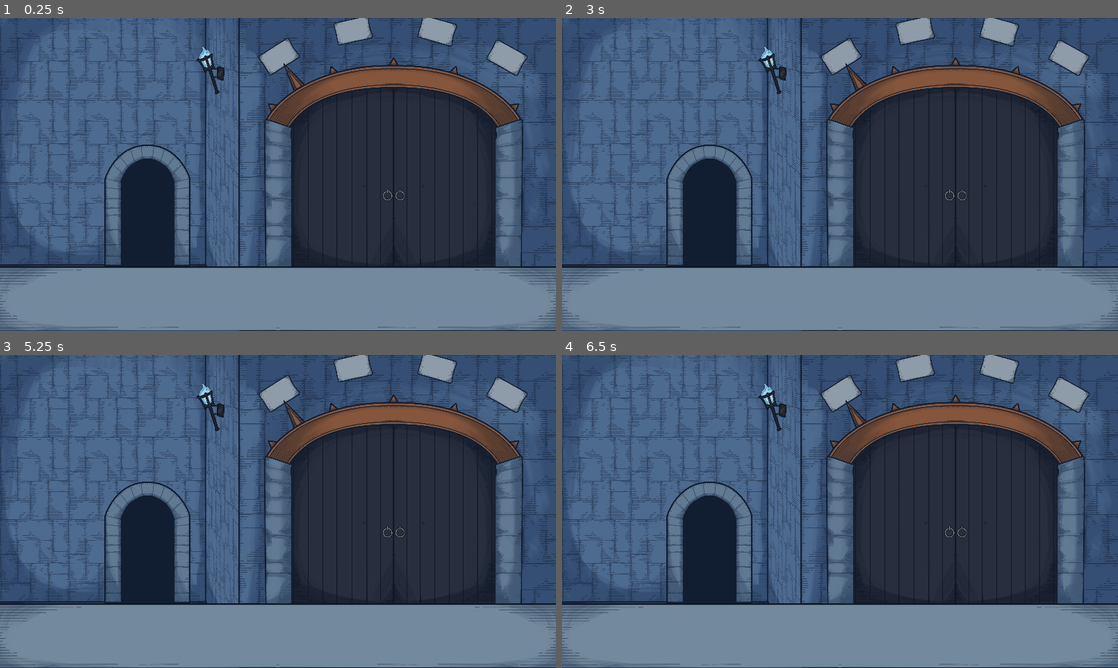
Above: before the commit, frames 1-4 (two rows, left to right).
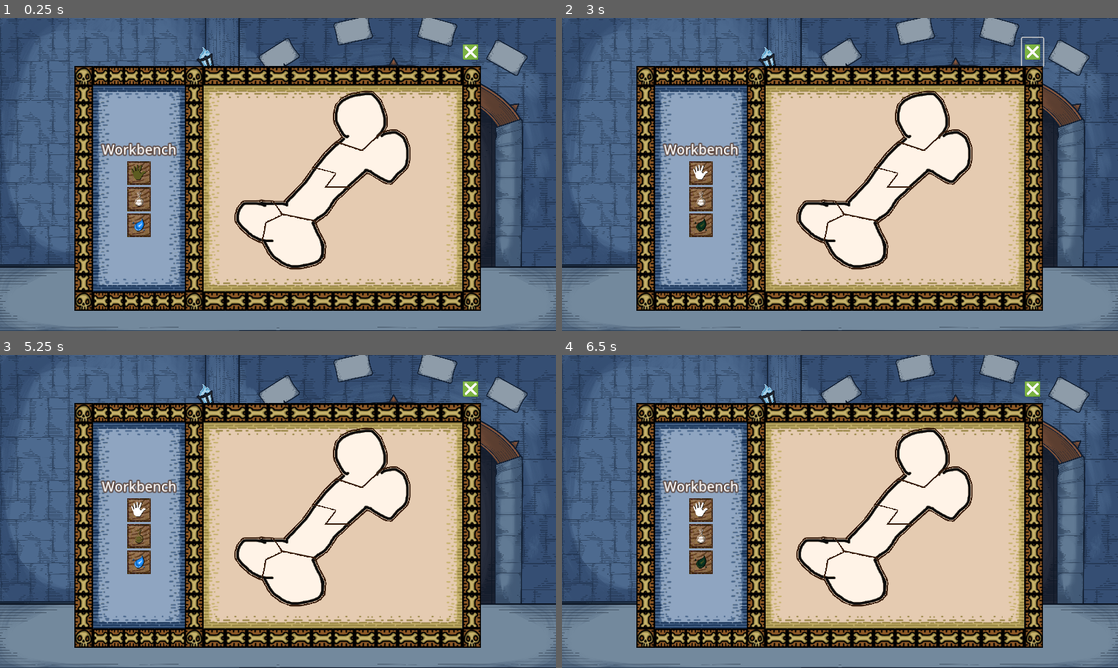
Above: after the commit, the same moments.

Repository: MarianoGnu/DrBones
Game: Godot game, scene res://playground/test.tscn
The game is run twice, just before and just after one commit, with the same random seed, the same clock (stepped at 60 frames per second) and the same inputs.
Inputs (mouse positions are in pixels of both pictures, inside the frame that each line leads up to):
- Up to frame 1 (0.25 s): no input
- Up to frame 2 (3 s): click (701, 174) at 0.52 s; click (701, 199) at 1.27 s; click (701, 224) at 2.02 s; click (1034, 52) at 2.75 s, where only the run after the commit has a clickable "❎"
- Up to frame 3 (5.25 s): click (472, 389) at 3.5 s, where only the run after the commit has a clickable "❎"; click (139, 511) at 4.27 s; click (139, 536) at 5.02 s
- Up to frame 4 (6.5 s): click (701, 561) at 5.77 s

The runs differ from the first frame. In frame 1, 56% of the frame differs, in the area x 13-87%, y 8-94%; in frame 2, 56%, in the area x 13-87%, y 6-94%; in frame 3, 56%; in frame 4, 56%.

Commit message:
Add wireframe to support glue tool

Diff:
--- /dev/null
+++ b/project/playground/Puzzle/GlueZone.gd
@@ -0,0 +1,49 @@
+@tool
+class_name GlueZone extends Area2D
+
+@export_range(5, 10, 1, "or_greater") var match_id: int = 5:
+	set = _set_match_id
+
+@onready var puzzle: Puzzle = owner as Puzzle
+@onready var joint_parts: Array[PuzzlePart] = puzzle.get_parts_with_match_id(match_id)
+
+var _remote_transforms: Array[RemoteTransform2D]
+
+var is_glued: bool = false:
+	set = _set_is_glued
+
+func can_glue() -> bool:
+	for part in joint_parts:
+		var joint: PuzzleJoint = part.get_joint_with_match_id(match_id)
+		if not joint.is_joint_connected():
+			return false
+	return true
+
+func _set_match_id(id) -> void:
+	match_id = id
+	collision_layer = 1 << (id - 1)
+	collision_mask = 1 << (id - 1)
+
+func _set_is_glued(glued: bool) -> void:
+	is_glued = glued
+	if is_glued and _remote_transforms.is_empty():
+		for part in joint_parts:
+			if part == get_parent():
+				# Glue zone is a child of a root part, we can skip it
+				continue
+			part.glued_root = get_parent()
+			var glue := RemoteTransform2D.new()
+			glue.name = "Glue_" + part.name
+			add_child(glue)
+			glue.remote_path = part.get_path()
+			_remote_transforms.push_back(glue)
+	elif not is_glued and not _remote_transforms.is_empty():
+		for part in joint_parts:
+			if part == get_parent():
+				# Glue zone is a child of a root part
+				continue
+			# drag and drop root becomes itself
+			part.glued_root = part
+		for glue in _remote_transforms:
+			glue.queue_free()
+		_remote_transforms.clear()
--- a/project/playground/Puzzle/joint.gd
+++ b/project/playground/Puzzle/joint.gd
@@ -4,7 +4,14 @@
 @export_range(5, 10, 1, "or_greater") var match_id: int = 5:
 	set = _set_match_id
 
-func _set_match_id(id):
+func _set_match_id(id) -> void:
 	match_id = id
 	collision_layer = 1 << (id - 1)
 	collision_mask = 1 << (id - 1)
+
+func is_joint_connected() -> bool:
+	var candidates: Array[Area2D] = get_overlapping_areas()
+	for other in candidates:
+		if other is PuzzleJoint:
+			return true
+	return false
--- a/project/playground/Puzzle/mouse_pick.gd
+++ b/project/playground/Puzzle/mouse_pick.gd
@@ -1 +1,7 @@
 class_name PuzzleMousePick extends Area2D
+
+func get_dragged_part() -> PuzzlePart:
+	var part: PuzzlePart = get_parent() as PuzzlePart
+	assert(part != null and part.glued_root != null,
+			"Invalid parent for PuzzleMousePick")
+	return part.glued_root as PuzzlePart
--- a/project/playground/Puzzle/puzzle.gd
+++ b/project/playground/Puzzle/puzzle.gd
@@ -1,6 +1,18 @@
-extends Control
+class_name Puzzle extends Control
 
-@export var parts: Array[MeshInstance2D] = []
+enum {
+	TOOL_MOVE,
+	TOOL_GLUE,
+	TOOL_CLEAN,
+	TOOL_COUNT
+}
+
+@export var parts: Array[PuzzlePart] = []
+var tool: int = TOOL_MOVE:
+	set(t):
+		assert(t >= 0 and t < TOOL_COUNT, "Invalid tool id %d" % t)
+		assert(not _is_dragging, "Cannot switch tools while dragging, this should never happen")
+		tool = t
 
 var _hovered_mouse_pick: PuzzleMousePick
 var _is_dragging: bool = false
@@ -10,28 +22,34 @@
 func _ready() -> void:
 	for part in parts:
 		for child in part.get_children():
-			if child is PuzzleJoint:
-				child.area_entered.connect(_on_joint_area_entered.bind(child))
 			if child is PuzzleMousePick:
 				child.mouse_entered.connect(_on_mouse_pick_mouse_entered.bind(child))
 				child.mouse_exited.connect(_on_mouse_pick_mouse_exited.bind(child))
 
+func _gui_input(event: InputEvent) -> void:
+	match tool:
+		TOOL_MOVE:
+			_handle_move_tool(event)
+		TOOL_GLUE:
+			_handle_glue_tool(event)
+		TOOL_CLEAN:
+			_handle_clean_tool(event)
+		_:
+			assert(false, "Current tool %d is invalid, this should never happen" % tool)
 
-func _gui_input(event: InputEvent) -> void:
+func _handle_move_tool(event: InputEvent) -> void:
 	if event is InputEventMouseButton:
 		if event.button_index == MOUSE_BUTTON_LEFT:
 			if _is_dragging and not event.pressed:
 				_is_dragging = false
 			elif not _is_dragging and event.pressed and _hovered_mouse_pick != null:
 				_is_dragging = true
-				var part := _hovered_mouse_pick.get_parent() as MeshInstance2D
-				assert(part != null, "Invalid parent of PuzzleMousePick")
+				var part: PuzzlePart = _hovered_mouse_pick.get_dragged_part()
 				_drag_part_start_pos = part.global_position
 				_drag_acum = Vector2.ZERO
 	if event is InputEventMouseMotion and _is_dragging:
 		assert(_hovered_mouse_pick != null, "Invalid state, cannot drag without a valid target")
-		var part := _hovered_mouse_pick.get_parent() as MeshInstance2D
-		assert(part != null, "Invalid parent of PuzzleMousePick")
+		var part: PuzzlePart = _hovered_mouse_pick.get_dragged_part()
 		_drag_acum += event.relative
 		part.global_position = _drag_part_start_pos + _drag_acum
 		var puzzle_rect: Rect2 = get_global_rect()
@@ -45,10 +63,24 @@
 		elif rect.end.y > puzzle_rect.end.y:
 			part.position.y += puzzle_rect.end.y - rect.end.y
 
+func _handle_glue_tool(_event: InputEvent) -> void:
+	# TODO
+	pass
 
+func _handle_clean_tool(_event: InputEvent) -> void:
+	# TODO
+	pass
 
-func _on_joint_area_entered(joint_a: PuzzleJoint, joint_b: PuzzleJoint):
-	pass
+func get_parts_with_match_id(p_match_id: int) -> Array[PuzzlePart]:
+	var matching_parts: Array[PuzzlePart] = []
+	for part in parts:
+		for child in part.get_children():
+			if child is PuzzleJoint and child.match_id == p_match_id:
+				matching_parts.push_back(part)
+				break
+	assert(matching_parts.size() >= 2, "Unexpected size of collection, there should be at least " +
+			"2 parts with the same ID in order to glue them")
+	return matching_parts
 
 func _on_mouse_pick_mouse_entered(picker: PuzzleMousePick):
 	if !_is_dragging:
--- a/project/playground/Puzzle/puzzle.tscn
+++ b/project/playground/Puzzle/puzzle.tscn
@@ -11,6 +11,7 @@
 [ext_resource type="Script" path="res://playground/Puzzle/mouse_pick.gd" id="6_8vd6p"]
 [ext_resource type="Texture2D" uid="uid://bgggu2ibp2naq" path="res://playground/Puzzle/part4.png" id="6_ymtfm"]
 [ext_resource type="Texture2D" uid="uid://or1fie2wvxwq" path="res://playground/Puzzle/part5.png" id="7_so1kd"]
+[ext_resource type="Script" path="res://playground/Puzzle/GlueZone.gd" id="8_whp6d"]
 
 [sub_resource type="ShaderMaterial" id="ShaderMaterial_jmepx"]
 shader = ExtResource("1_uc4rk")
@@ -140,6 +141,12 @@
 [node name="CollisionPolygon2D" type="CollisionPolygon2D" parent="Part1/MousePick"]
 polygon = PackedVector2Array(72, -109, 54, -136, 52, -167, 77, -190, 126, -197, 143, -178, 152, -145, 150, -125, 135, -103, 106, -78, 60, -92)
 
+[node name="GlueZone" type="Area2D" parent="Part1"]
+script = ExtResource("8_whp6d")
+
+[node name="CollisionPolygon2D" type="CollisionPolygon2D" parent="Part1/GlueZone"]
+polygon = PackedVector2Array(137, -118, 152, -102, 108, -63, 41, -84, 61, -107, 100, -98)
+
 [node name="Part2" type="MeshInstance2D" parent="."]
 use_parent_material = true
 position = Vector2(204, 194)
--- a/project/playground/Puzzle/puzzle_part.gd
+++ b/project/playground/Puzzle/puzzle_part.gd
@@ -1,6 +1,8 @@
 class_name PuzzlePart extends MeshInstance2D
 
+var glued_root: PuzzlePart = self
 var _rect: Rect2
+
 
 func _ready() -> void:
 	var array_mesh = mesh as ArrayMesh
@@ -23,3 +25,10 @@
 	var local_rect: Rect2 = _rect
 	local_rect.position += global_position
 	return local_rect
+
+func get_joint_with_match_id(p_match_id) -> PuzzleJoint:
+	for child in get_children():
+		if child is PuzzleJoint and child.match_id == p_match_id:
+			return child
+	print_debug("Requested joint with unmatched id %d" % p_match_id)
+	return null
--- /dev/null
+++ b/project/playground/Puzzle/workbench.gd
@@ -0,0 +1,41 @@
+extends CenterContainer
+
+var _puzzle_container: PanelContainer
+var _tool_button_drag: Button
+var _tool_button_glue: Button
+var _tool_button_clean: Button
+var _tool_map: Dictionary = {}
+var _puzzle: Puzzle = null
+
+func _notification(what: int) -> void:
+	if what == NOTIFICATION_SCENE_INSTANTIATED:
+		_puzzle_container = %PuzzleContainer as PanelContainer
+		_tool_button_drag = %ToolButtonDrag as Button
+		_tool_button_glue = %ToolButtonGlue as Button
+		_tool_button_clean = %ToolButtonClean as Button
+		_tool_map = {
+			_tool_button_drag : Puzzle.TOOL_MOVE,
+			_tool_button_glue : Puzzle.TOOL_GLUE,
+			_tool_button_clean : Puzzle.TOOL_CLEAN
+		}
+		var tool_button_group: ButtonGroup = _tool_button_drag.button_group
+		tool_button_group.pressed.connect(_on_tool_button_group_pressed)
+
+func _ready() -> void:
+	# FIXME: for testing reasons we are using a sample puzzle on ready
+	# remove this when the workbench is ready for use
+	var sample_puzzle: Puzzle = %SamplePuzzle
+	_puzzle_container.remove_child(sample_puzzle)
+	load_puzzle(sample_puzzle)
+	show()
+
+func load_puzzle(new_puzzle: Puzzle) -> void:
+	assert(new_puzzle != null and not new_puzzle.is_inside_tree())
+	if _puzzle:
+		_puzzle.queue_free()
+	_puzzle = new_puzzle
+	_puzzle_container.add_child(new_puzzle)
+
+func _on_tool_button_group_pressed(p_button: BaseButton):
+	if _puzzle != null:
+		_puzzle.tool = _tool_map[p_button]
--- a/project/workbench.tscn
+++ b/project/playground/Puzzle/workbench.tscn
@@ -1,9 +1,10 @@
-[gd_scene load_steps=6 format=3 uid="uid://duk75biqtqgu6"]
+[gd_scene load_steps=7 format=3 uid="uid://duk75biqtqgu6"]
 
-[ext_resource type="Texture2D" uid="uid://b8acoh6w3yjpj" path="res://playground/RPG_Icons_Pack_OwlishMedia/hand.png" id="1_5tbao"]
-[ext_resource type="Texture2D" uid="uid://hi14lkyqyiwx" path="res://playground/RPG_Icons_Pack_OwlishMedia/potion2.png" id="2_o50db"]
-[ext_resource type="Texture2D" uid="uid://cqfghg1efqy78" path="res://playground/RPG_Icons_Pack_OwlishMedia/water.png" id="3_x4mxw"]
-[ext_resource type="PackedScene" uid="uid://ba5shpahw1uhw" path="res://playground/Puzzle/puzzle.tscn" id="4_q5id7"]
+[ext_resource type="Script" path="res://playground/Puzzle/workbench.gd" id="1_p44sg"]
+[ext_resource type="Texture2D" uid="uid://b8acoh6w3yjpj" path="res://playground/RPG_Icons_Pack_OwlishMedia/hand.png" id="2_0pw1s"]
+[ext_resource type="Texture2D" uid="uid://hi14lkyqyiwx" path="res://playground/RPG_Icons_Pack_OwlishMedia/potion2.png" id="3_uqp7l"]
+[ext_resource type="Texture2D" uid="uid://cqfghg1efqy78" path="res://playground/RPG_Icons_Pack_OwlishMedia/water.png" id="4_8rtvb"]
+[ext_resource type="PackedScene" uid="uid://ba5shpahw1uhw" path="res://playground/Puzzle/puzzle.tscn" id="5_h84k0"]
 
 [sub_resource type="ButtonGroup" id="ButtonGroup_0vfmh"]
 
@@ -13,6 +14,7 @@
 anchor_bottom = 1.0
 grow_horizontal = 2
 grow_vertical = 2
+script = ExtResource("1_p44sg")
 
 [node name="MarginContainer" type="VBoxContainer" parent="."]
 layout_mode = 2
@@ -51,7 +53,8 @@
 theme_override_constants/outline_size = 9
 text = "Workbench"
 
-[node name="ButtonDrag" type="Button" parent="MarginContainer/HBoxContainer/PanelContainer3/PanelContainer2/VBoxContainer"]
+[node name="ToolButtonDrag" type="Button" parent="MarginContainer/HBoxContainer/PanelContainer3/PanelContainer2/VBoxContainer"]
+unique_name_in_owner = true
 custom_minimum_size = Vector2(50, 50)
 layout_mode = 2
 size_flags_horizontal = 4
@@ -59,27 +62,29 @@
 toggle_mode = true
 button_pressed = true
 button_group = SubResource("ButtonGroup_0vfmh")
-icon = ExtResource("1_5tbao")
+icon = ExtResource("2_0pw1s")
 icon_alignment = 1
 
-[node name="Glue" type="Button" parent="MarginContainer/HBoxContainer/PanelContainer3/PanelContainer2/VBoxContainer"]
+[node name="ToolButtonGlue" type="Button" parent="MarginContainer/HBoxContainer/PanelContainer3/PanelContainer2/VBoxContainer"]
+unique_name_in_owner = true
 custom_minimum_size = Vector2(50, 50)
 layout_mode = 2
 size_flags_horizontal = 4
 theme_type_variation = &"ToolBoxButton"
 toggle_mode = true
 button_group = SubResource("ButtonGroup_0vfmh")
-icon = ExtResource("2_o50db")
+icon = ExtResource("3_uqp7l")
 icon_alignment = 1
 
-[node name="Clean" type="Button" parent="MarginContainer/HBoxContainer/PanelContainer3/PanelContainer2/VBoxContainer"]
+[node name="ToolButtonClean" type="Button" parent="MarginContainer/HBoxContainer/PanelContainer3/PanelContainer2/VBoxContainer"]
+unique_name_in_owner = true
 custom_minimum_size = Vector2(50, 50)
 layout_mode = 2
 size_flags_horizontal = 4
 theme_type_variation = &"ToolBoxButton"
 toggle_mode = true
 button_group = SubResource("ButtonGroup_0vfmh")
-icon = ExtResource("3_x4mxw")
+icon = ExtResource("4_8rtvb")
 icon_alignment = 1
 
 [node name="PanelContainer2" type="PanelContainer" parent="MarginContainer/HBoxContainer"]
@@ -88,9 +93,11 @@
 size_flags_stretch_ratio = 2.0
 theme_type_variation = &"MainPanel"
 
-[node name="PanelContainer" type="PanelContainer" parent="MarginContainer/HBoxContainer/PanelContainer2"]
+[node name="PuzzleContainer" type="PanelContainer" parent="MarginContainer/HBoxContainer/PanelContainer2"]
+unique_name_in_owner = true
 layout_mode = 2
 theme_type_variation = &"PanelLight"
 
-[node name="Puzzle" parent="MarginContainer/HBoxContainer/PanelContainer2/PanelContainer" instance=ExtResource("4_q5id7")]
+[node name="SamplePuzzle" parent="MarginContainer/HBoxContainer/PanelContainer2/PuzzleContainer" instance=ExtResource("5_h84k0")]
+unique_name_in_owner = true
 layout_mode = 2
--- a/project/playground/test.tscn
+++ b/project/playground/test.tscn
@@ -1,6 +1,6 @@
 [gd_scene load_steps=16 format=3 uid="uid://bxuyig65r05md"]
 
-[ext_resource type="PackedScene" uid="uid://duk75biqtqgu6" path="res://workbench.tscn" id="1_bjsc8"]
+[ext_resource type="PackedScene" uid="uid://duk75biqtqgu6" path="res://playground/Puzzle/workbench.tscn" id="1_bjsc8"]
 [ext_resource type="Texture2D" uid="uid://d17uh8uvlq66f" path="res://playground/Fondo Assets/Floor.PNG" id="1_gf4a2"]
 [ext_resource type="Texture2D" uid="uid://bcvnlafqrq2vn" path="res://playground/Fondo Assets/Walls.PNG" id="1_nplp3"]
 [ext_resource type="Texture2D" uid="uid://t4vwrw4sbjl4" path="res://playground/Fondo Assets/Fondo Puerta.PNG" id="3_waht3"]
Not shown: 1 places in project/playground/Puzzle/puzzle.tscn that only renumber resources
